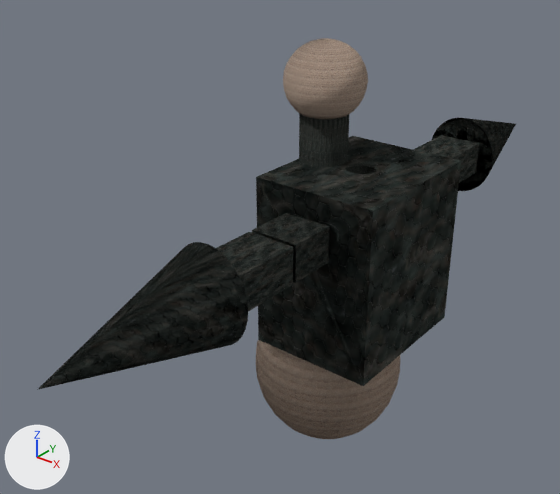
Renders of the Blender file 01 - Models/cz_enemy.blend from each side of a commit.
Camera for both pictures: a camera (50 mm lens) standing at (1.41, -2.23, 2.19) and looking at (-0.25, -0.15, 0.9). Lighting does not change. The marker at lower left points along +X, +Y and +Z.

The first picture shows 'arm_lower.L', 'arm_lower.R', 'arm_upper.R', 'head', 'lance.L', 'lance.R', 'neck', 'roll', 'torso'.
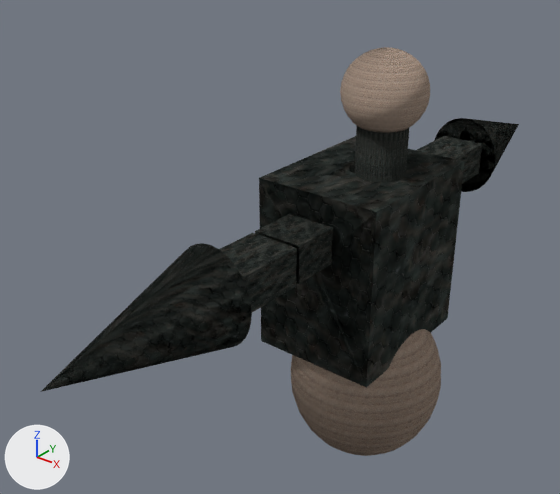
Boxes (x1, y1, x2, y2) around the edits, measured in the pictures (560 x 494 px):
'torso', moved: before (256, 136, 461, 386); after (259, 136, 465, 388)
'lance.R', moved: before (37, 242, 248, 390); after (41, 243, 252, 392)
'roll', moved: before (256, 340, 400, 439); after (291, 329, 441, 456)
'head', moved: before (283, 38, 368, 119); after (340, 47, 430, 132)
'neck', moved: before (299, 113, 349, 167); after (355, 126, 409, 183)
'arm_lower.R', moved: before (216, 232, 293, 311); after (219, 233, 297, 312)
'arm_upper.R', moved: before (252, 213, 330, 283); after (255, 214, 333, 284)
'lance.L', moved: before (432, 118, 516, 191); after (434, 118, 519, 192)
'arm_lower.L', moved: before (413, 135, 479, 183); after (417, 136, 482, 183)

What changed in the scene script:
```text
Change ob_torso:
    ob_torso.location: (0.0, 0.0, 0.896) -> (0.013, 0.0, 0.896)
Change ob_neck:
    ob_neck.location: (-0.562, 0.0, 2.9) -> (0.217, 0.0, 2.9)
Change ob_head:
    ob_head.location: (-0.562, 0.0, 3.473) -> (0.217, 0.0, 3.473)
Change ob_roll:
    ob_roll.location: (-0.403, 0.0, 0.0) -> (0.169, 0.0, 0.0408)
```
